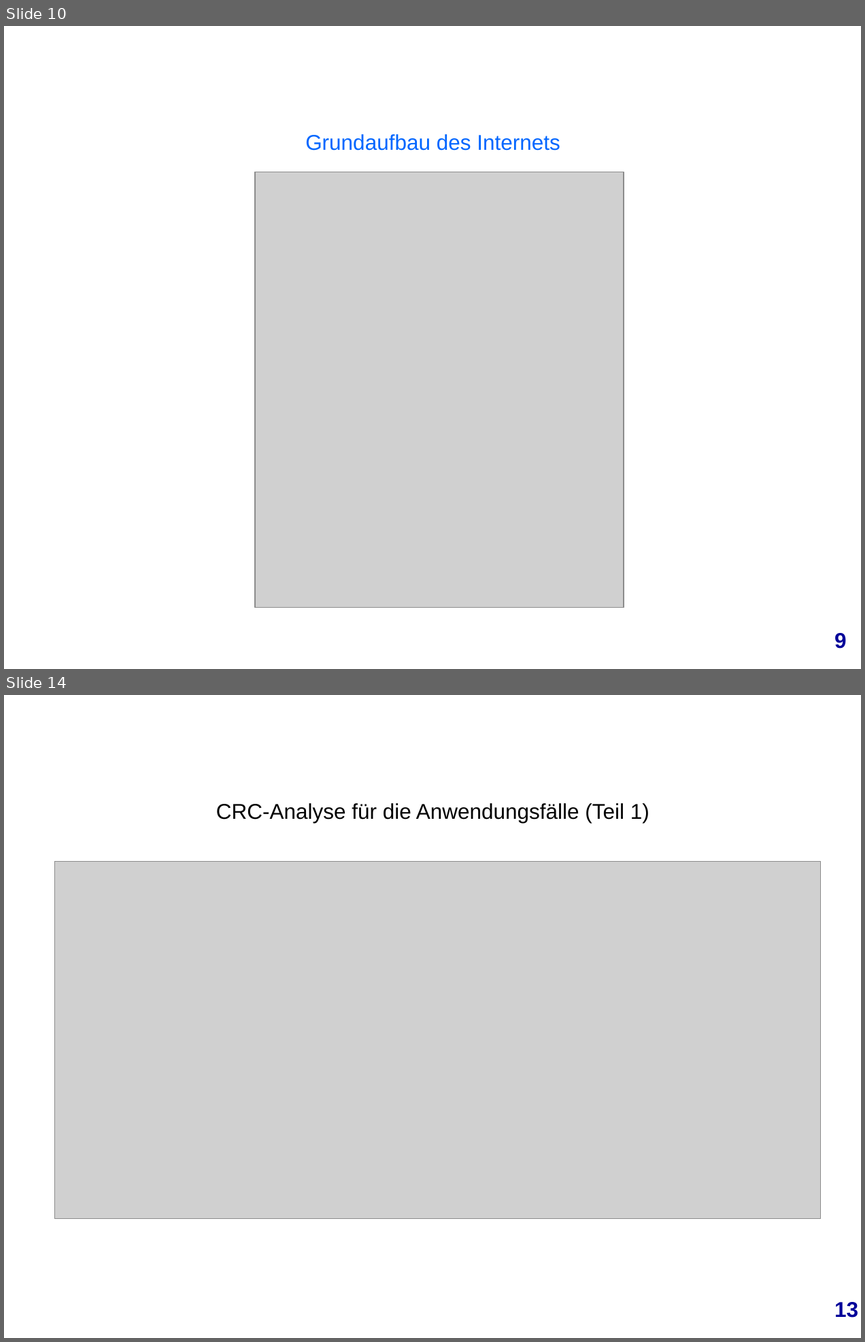
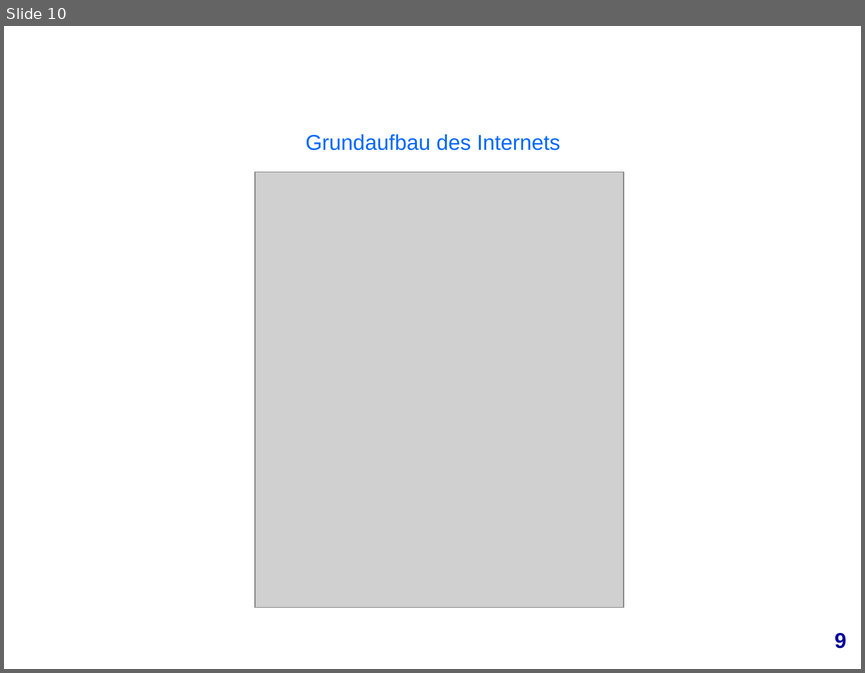
Before and after one commit to mjamaleddine/crowd-innovation, a slide deck: Meilenstein_5/Daten/meilenstein_5.ppt. Shown one above the other, each under a label of ours: slides 10 and 14 before the commit, slide 10 after it; the slides between them are not shown. The pictures are 865x1342 and 865x673 pixels, drawn with LibreOffice and Linux fonts; fonts in the diff are those of the drawing; grey boxes stand for pictures; background and template pictures are left out. Boxes give left, top, right and bottom in pixels: in the first picture for what was removed or moved away, otherwise in the second. Text is boxed around its words. In the diff, an @@ line names an element or a change of style, - is before the commit and + after.

```diff
--- a/Meilenstein_5/Daten/meilenstein_5.ppt
+++ b/Meilenstein_5/Daten/meilenstein_5.ppt
@@ slide 14 removed at box(4, 695, 861, 1338), background picture (left out) @@
@@ text removed at box(216, 803, 649, 823) @@
-CRC-Analyse für die Anwendungsfälle (Teil 1)
@@ picture removed at box(54, 861, 821, 1219) @@
@@ text removed at box(834, 1302, 858, 1317) @@
-13
```
Also in this commit, not shown: 9 slides changed, 2 other slides removed, 9 other files.
